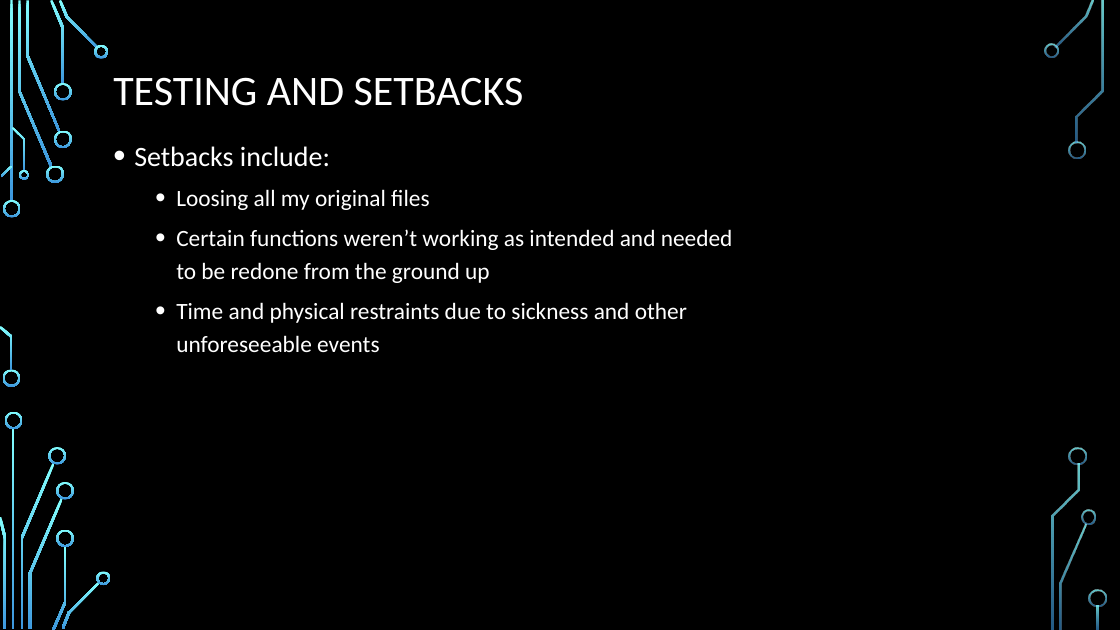
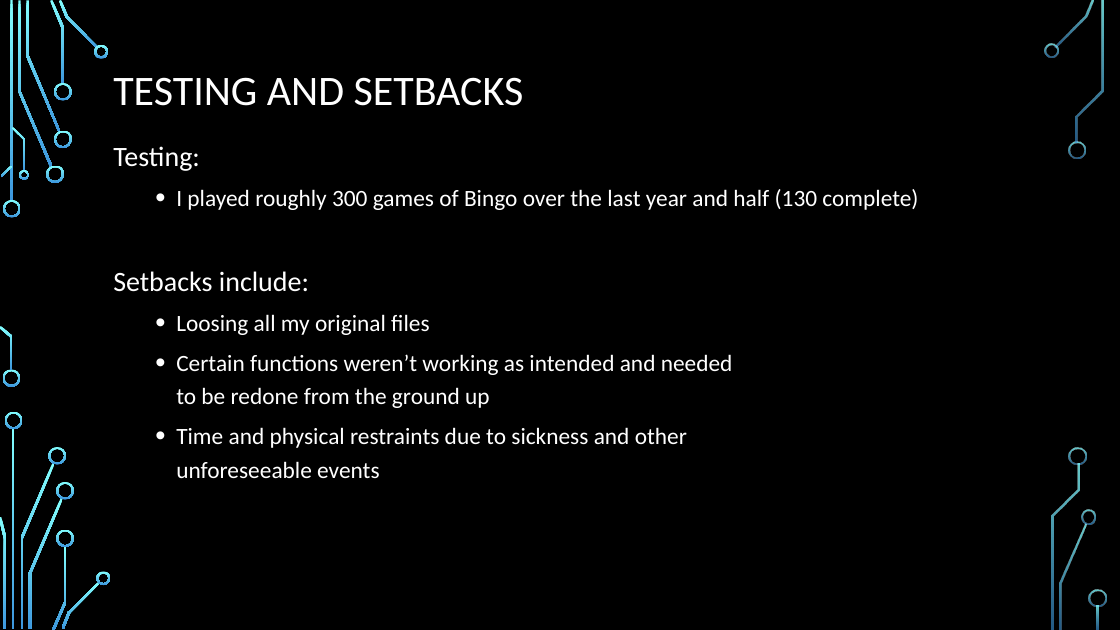
Before and after one commit to skippercab/Bingo-Project, a slide deck: slide 8 of docs/Final Presentation.pptx (slide 7 before the commit). Drawn at 1120x630 pixels with LibreOffice and Linux fonts; fonts in the diff are those of the drawing; background and template pictures are left out. Boxes give left, top, right and bottom in pixels: in the first picture for what was removed or moved away, otherwise in the second. Text is boxed around its words. In the diff, an @@ line names an element or a change of style, - is before the commit and + after.

Commit message:
Presentation Changes

```diff
--- a/docs/Final Presentation.pptx
+++ b/docs/Final Presentation.pptx
@@ text at [113,146,918,210]: paragraphs added @@
+Testing:
+  • I played roughly 300 games of Bingo over the last year and half (130 complete)
@@ text at [113,271,309,292]: bullet • to none @@
```
Also in this commit, not shown: 1 slide added, 1 other file.
